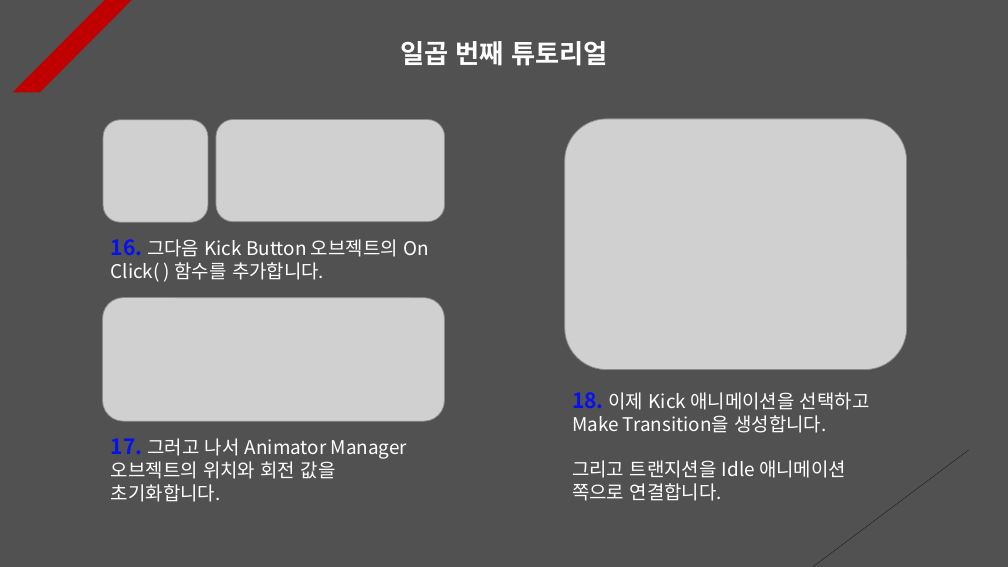
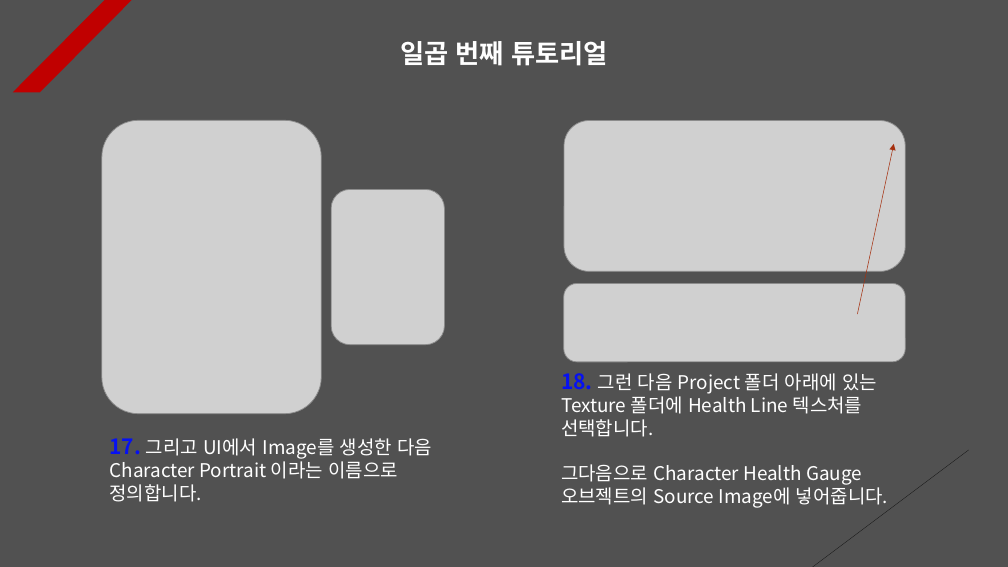
Before and after one commit to Unity2033/3D-UnityEngine, a slide deck: slide 7 of Assets/Animation Event/PPT Data/Animation Event Example.pptx. Drawn at 1008x567 pixels with LibreOffice and Linux fonts; fonts in the diff are those of the drawing; grey boxes stand for pictures. Boxes give left, top, right and bottom in pixels: in the first picture for what was removed or moved away, otherwise in the second. Text is boxed around its words. In the diff, an @@ line names an element or a change of style, - is before the commit and + after.

```diff
--- a/Assets/Animation Event/PPT Data/Animation Event Example.pptx
+++ b/Assets/Animation Event/PPT Data/Animation Event Example.pptx
@@ picture removed at box(103, 119, 208, 222) @@
@@ picture removed at box(216, 119, 445, 222) @@
@@ picture added at box(102, 120, 321, 414) @@
@@ picture: place and size @@
-picture at box(565, 119, 907, 370)
+picture at box(564, 120, 905, 271)
@@ arrow added from (858, 314) to (894, 144), #A5300F 0.5 pt dashed @@
@@ picture added at box(331, 190, 445, 345) @@
@@ text removed at box(111, 239, 429, 282) @@
-16. 그다음 Kick Button 오브젝트의 On Click( ) 함수를 추가합니다.
@@ picture removed at box(103, 298, 445, 421) @@
@@ picture added at box(564, 284, 906, 362) @@
@@ text at box(561, 373, 888, 508): text changed @@
-18. 이제 Kick 애니메이션을 선택하고 Make Transition을 생성합니다.
-그리고 트랜지션을 Idle 애니메이션 쪽으로 연결합니다.
+18. 그런 다음 Project 폴더 아래에 있는 Texture 폴더에 Health Line 텍스처를 선택합니다.
+그다음으로 Character Health Gauge 오브젝트의 Source Image에 넣어줍니다.
@@ text at box(110, 438, 432, 502): text changed @@
-17. 그러고 나서 Animator Manager 오브젝트의 위치와 회전 값을 초기화합니다.
+17. 그리고 UI에서 Image를 생성한 다음 Character Portrait 이라는 이름으로 정의합니다.
```
Also in this commit, not shown: 9 other slides changed, 3 slides added, 2 slides removed, 24 other files.
